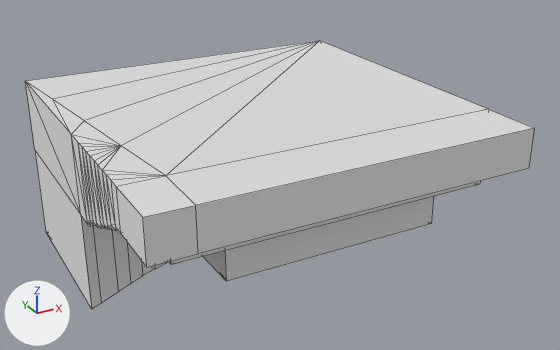
An edit to the Blender file compositing_shaders/volumetric_animated_fog_geometry.blend, drawn before and after from the same camera.
One viewpoint serves both versions: a 50 mm lens placed at (-25.2, -49.3, 24.3), pointed at (1.6, -0.5, -0.1). Lighting does not change. The marker at lower left points along +X, +Y and +Z. Mesh edges are drawn as thin lines.
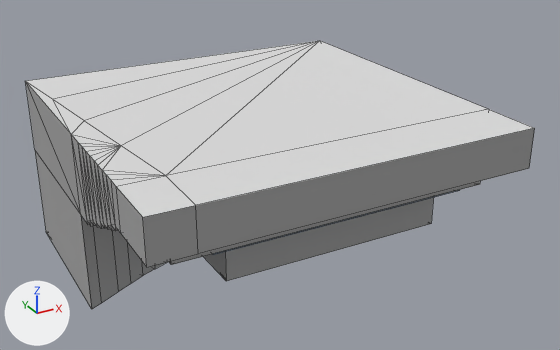
Pixel boxes (x1, y1, x2, y2) of what changed, in the pictures (560 x 350 px):
```json
{"object": "Plane.001", "change": "added", "after": [213, 190, 460, 255]}
```

Edits to the scene script, one JSON object a line:
```json
{"op": "set", "path": "mat_side.base_color", "old": "(0.8, 0.8, 0.8)", "new": "(0.384, 0.384, 0.384)", "note": "white #e7e7e7 -> grey #a7a7a7"}
{"op": "add", "block": "mat_watertransparent", "code": ["mat_watertransparent = diffuse_material('WaterTransparent')", "mat_watertransparent.base_color = (0.4, 0.54, 0.69)  # blue #aac2d8"]}
{"op": "add", "block": "me_plane_001", "code": ["me_plane_001 = bpy.data.meshes.new('Plane.001')", "me_plane_001.from_pydata([(10.3, 6.7, 0.0), (10.3, -6.7, 0.0), (-10.3, -6.7, 0.0), (-1.2, 6.6, 0.0), (-10.1, 2.4, 0.0), (-6.5, 4.8, 0.0)], [], [(0, 3, 5, 1), (1, 5, 4, 2)])", "me_plane_001.materials.append(mat_watertransparent)  # its picture is missing"]}
{"op": "add", "block": "ob_plane_001", "code": ["ob_plane_001 = bpy.data.objects.new('Plane.001', me_plane_001)", "ob_plane_001.location = (2.43, -2.01, -0.54)"]}
```
